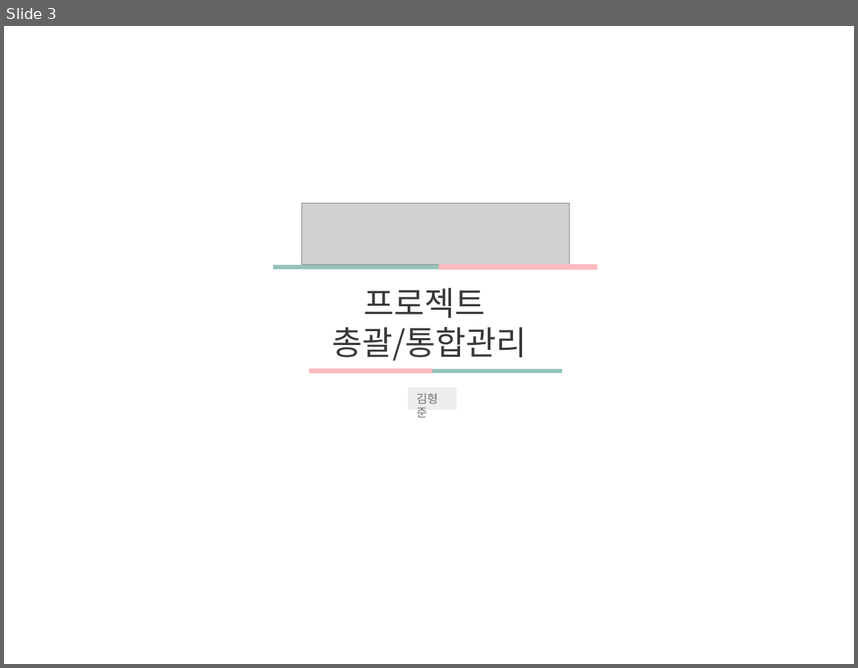
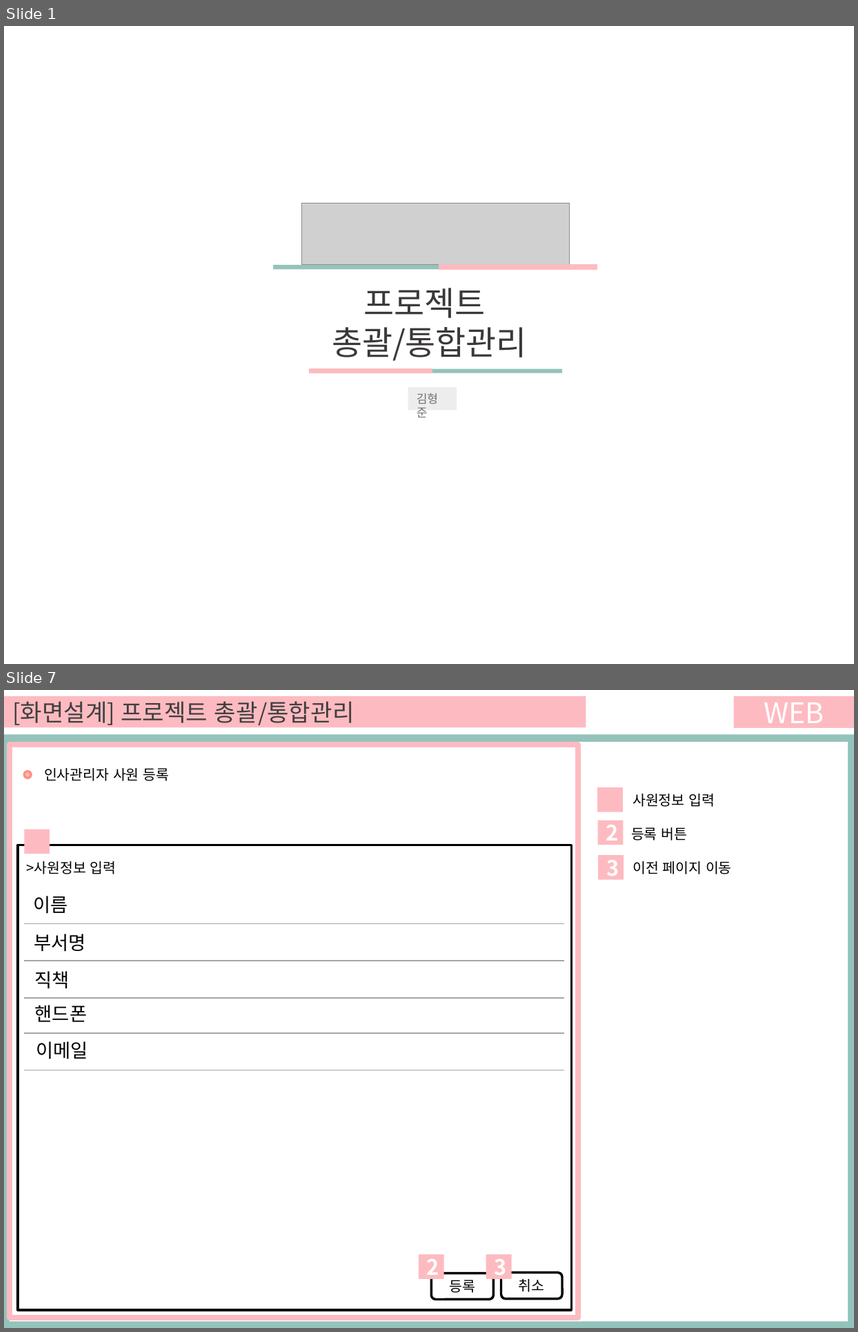
Before and after one commit to ezenteam03/project06, a slide deck: WebContent/HANA/PPT/0529 김형준.pptx. Shown one above the other, each under a label of ours: slide 3 before the commit, slides 1 and 7 after it; the slides between them are not shown. The pictures are 858x668 and 858x1332 pixels, drawn with LibreOffice and Linux fonts; fonts in the diff are those of the drawing; grey boxes stand for pictures. Boxes give left, top, right and bottom in pixels: in the first picture for what was removed or moved away, otherwise in the second. Text is boxed around its words. In the diff, an @@ line names an element or a change of style, - is before the commit and + after.

```diff
--- a/WebContent/HANA/PPT/0529 김형준.pptx
+++ b/WebContent/HANA/PPT/0529 김형준.pptx
@@ slide 7 added at bbox=[4, 690, 854, 1328], background #FFFFFF @@
@@ rectangle added at bbox=[4, 696, 586, 727], fill #FDBBC1, 20 pt, text #404040 @@
+[화면설계] 프로젝트 총괄/통합관리
@@ rectangle added at bbox=[734, 696, 854, 727], fill #FDBBC1, 24 pt, text #FFFFFF @@
+WEB
@@ rectangle added at bbox=[4, 734, 854, 1328], fill #94C3BB @@
@@ rectangle added at bbox=[9, 742, 847, 1321], fill #FFFFFF @@
@@ rectangle added at bbox=[9, 745, 578, 1317], outline #FDBBC1 4.5 pt @@
@@ ellipse added at bbox=[25, 771, 31, 778], fill #FDBBC1, outline #FE907E 2 pt @@
@@ text added at bbox=[44, 768, 170, 781], 12 pt, text #000000 @@
+인사관리자 사원 등록
@@ rectangle added at bbox=[597, 788, 623, 812], fill #FDBBC1, 18 pt, text #FFFFFF, bold @@
+1
@@ text added at bbox=[633, 793, 715, 807], 12 pt, text #000000 @@
+사원정보 입력
@@ rectangle added at bbox=[25, 829, 50, 854], fill #FDBBC1, 18 pt, text #FFFFFF, bold @@
+1
@@ rectangle added at bbox=[598, 820, 624, 845], fill #FDBBC1, 18 pt, text #FFFFFF, bold @@
+2
@@ text added at bbox=[631, 827, 687, 840], 12 pt, text #000000 @@
+등록 버튼
@@ rectangle added at bbox=[18, 845, 571, 1310], fill #FFFFFF, outline #000000 2 pt @@
@@ rectangle added at bbox=[598, 855, 624, 880], fill #FDBBC1, 18 pt, text #FFFFFF, bold @@
+3
@@ text added at bbox=[26, 861, 116, 874], 12 pt, text #000000 @@
+>사원정보 입력
@@ text added at bbox=[633, 861, 732, 874], 12 pt, text #000000 @@
+이전 페이지 이동
@@ text added at bbox=[34, 896, 68, 914], 16 pt, text #000000 @@
+이름
@@ line added from (25, 924) to (564, 924), #A6A6A6 1 pt @@
@@ text added at bbox=[34, 934, 86, 952], 16 pt, text #000000 @@
+부서명
@@ line added from (25, 960) to (564, 960), #A6A6A6 1 pt @@
@@ text added at bbox=[35, 971, 70, 988], 16 pt, text #000000 @@
+직책
@@ line added from (25, 998) to (564, 998), #A6A6A6 1 pt @@
@@ text added at bbox=[35, 1005, 87, 1022], 16 pt, text #000000 @@
+핸드폰
@@ line added from (25, 1032) to (564, 1032), #A6A6A6 1 pt @@
@@ text added at bbox=[36, 1041, 87, 1059], 16 pt, text #000000 @@
+이메일
@@ line added from (25, 1070) to (564, 1070), #A6A6A6 1 pt @@
@@ rectangle added at bbox=[419, 1254, 444, 1279], fill #FDBBC1, 18 pt, text #FFFFFF, bold @@
+2
@@ rectangle added at bbox=[486, 1254, 512, 1279], fill #FDBBC1, 18 pt, text #FFFFFF, bold @@
+3
@@ rounded rectangle added at bbox=[432, 1273, 494, 1299], fill #FFFFFF, outline #000000 2 pt, 12 pt, text #000000 @@
+등록
@@ rounded rectangle added at bbox=[501, 1272, 562, 1299], fill #FFFFFF, outline #000000 2 pt, 12 pt, text #000000 @@
+취소
@@ what was slide 3 is now slide 1 @@
```
Also in this commit, not shown: 6 other slides added, 3 slides removed.
